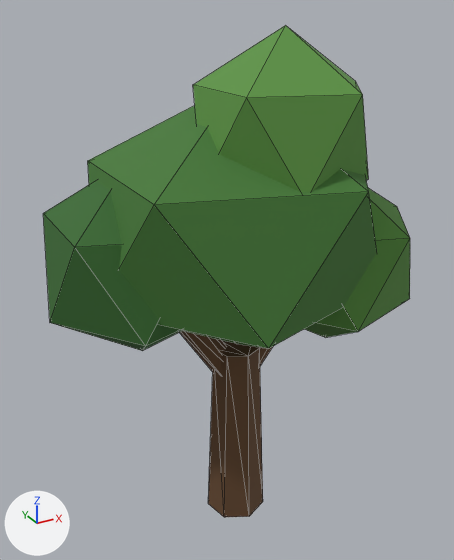
A saved change to the glTF model rzym3d/godot/modele/dab.glb.
The view is the same before and after, from a camera (50 mm lens) standing at (-1.4, -2.44, 2.6) and looking at (-0.01, 0.07, 1.34). Lighting does not change. The marker at lower left points along +X, +Y and +Z. The older version comes first. Mesh edges are drawn as thin lines. Vertices at exactly the same position are counted once.

In view in the first picture: 'dab'.
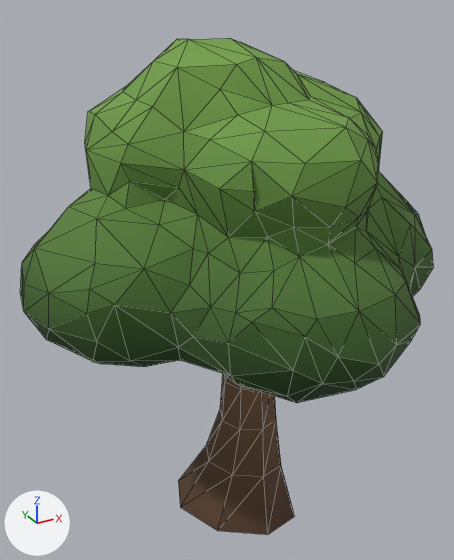
Changed parts and their boxes (x1, y1, x2, y2) in the pictures (454 x 560 px):
```json
{"object": "dab", "change": "reshaped", "before": [43, 25, 410, 517], "after": [20, 38, 433, 535], "on screen": "12% wider"}
{"part": 1, "of": "me_dab", "change": "rebuilt", "before": [88, 105, 377, 349], "after": [20, 38, 433, 403]}
{"part": 2, "of": "me_dab", "change": "rebuilt", "before": [259, 347, 273, 366], "on screen": "not visible afterwards"}
{"part": 3, "of": "me_dab", "change": "rebuilt", "before": [179, 331, 227, 374], "on screen": "not visible afterwards"}
{"part": 4, "of": "me_dab", "change": "added", "after": [178, 374, 295, 535], "on screen": "brown"}
{"part": 5, "of": "me_dab", "change": "deleted", "before": [193, 25, 369, 192], "on screen": "green"}
{"part": 6, "of": "me_dab", "change": "deleted", "before": [43, 181, 410, 517]}
```

Edits to the scene script, one JSON object a line:
```json
{"op": "add", "block": "mat_drzewo_vc", "code": ["mat_drzewo_vc = bpy.data.materials.new('drzewo_vc')", "mat_drzewo_vc.use_nodes = True; mat_drzewo_vc.node_tree.nodes.clear()", "_N = mat_drzewo_vc.node_tree.nodes; _L = mat_drzewo_vc.node_tree.links", "n0 = _N.new('ShaderNodeBsdfPrincipled'); n0.name = 'Principled BSDF'", "n0.inputs[2].default_value = 0.88  # 'Roughness'", "n1 = _N.new('ShaderNodeOutputMaterial'); n1.name = 'Material Output'", "n2 = _N.new('ShaderNodeVertexColor'); n2.name = 'Color Attribute'", "_L.new(n0.outputs[0], n1.inputs[0])  # 'BSDF' to 'Surface'", "_L.new(n2.outputs[0], n0.inputs[0])  # 'Color' to 'Base Color'"]}
{"block": "me_dab", "where": "# used by ob_dab; location = (0.0, 0.0, 0.0)"}
{"op": "remove", "block": "me_dab", "code": "me_dab.from_pydata(...)  # 86 vertices, 144 faces; spans x -0.88..0.85, y -0.64..0.64, z 0.0..2.52"}
{"op": "remove", "block": "me_dab", "code": "me_dab.materials.append(mat_m_644830)  # brown #64462c"}
{"op": "remove", "block": "me_dab", "code": "me_dab.materials.append(mat_m_467838)  # dark green #447935"}
{"op": "remove", "block": "me_dab", "code": "me_dab.materials.append(mat_m_54883e)  # green #53893c"}
{"op": "remove", "block": "me_dab", "code": "me_dab.materials.append(mat_m_3a6a32)  # dark green #376a2e"}
{"op": "remove", "block": "me_dab", "code": "me_dab.materials.append(mat_m_5c9244)  # green #5c9342"}
{"op": "add", "block": "me_dab", "code": "me_dab.from_pydata(...)  # 434 vertices, 830 faces; spans x -1.0..1.04, y -0.94..0.92, z -0.08..2.47"}
{"block": "me_dab", "change": "me_dab part 1: the loose piece of 12 vertices spanning x -0.7..0.7, y -0.64..0.64, z 1.01..2.29 is rebuilt with 322 vertices and now spans x -1.0..1.04, y -0.94..0.92, z 1.03..2.47, in mat_drzewo_vc"}
{"block": "me_dab", "change": "me_dab part 2: the loose piece of 12 vertices spanning x -0.05..0.45, y -0.06..0.06, z 0.76..1.34 is rebuilt with 24 vertices and now spans x -0.02..0.66, y -0.08..0.16, z 0.7..1.34, in mat_drzewo_vc"}
{"block": "me_dab", "change": "me_dab part 3: the loose piece of 12 vertices spanning x -0.41..0.06, y -0.07..0.17, z 0.76..1.39 is rebuilt with 24 vertices and now spans x -0.37..0.11, y -0.07..0.46, z 0.81..1.43, in mat_drzewo_vc"}
{"block": "me_dab", "change": "me_dab part 4: a new loose piece of 40 vertices spanning x -0.34..0.34, y -0.35..0.35, z -0.08..1.07, in mat_drzewo_vc"}
{"block": "me_dab", "change": "me_dab part 5: the loose piece of 12 vertices spanning x -0.28..0.48, y -0.56..0.16, z 1.68..2.52 is deleted"}
{"block": "me_dab", "change": "me_dab part 6"}
{"block": "me_dab", "change": "38 vertices are removed from x -0.88..0.85, y -0.53..0.56, z 0.0..1.98"}
{"block": "me_dab", "change": "64 faces are deleted"}
{"block": "me_dab", "change": "other edits to the shape of me_dab do not show in these pictures"}
{"op": "add", "block": "me_dab", "code": "me_dab.materials.append(mat_drzewo_vc)"}
```
